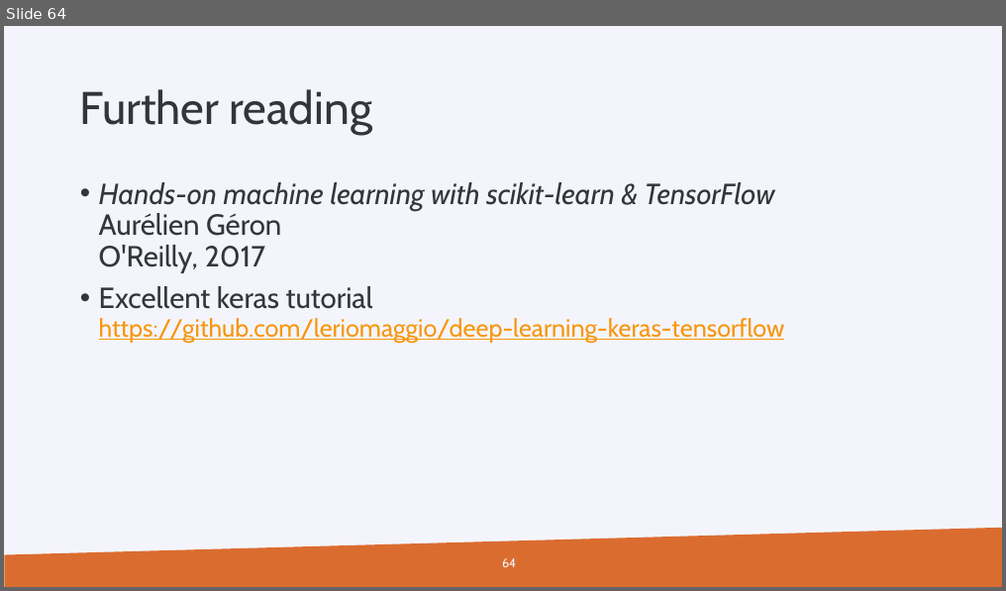
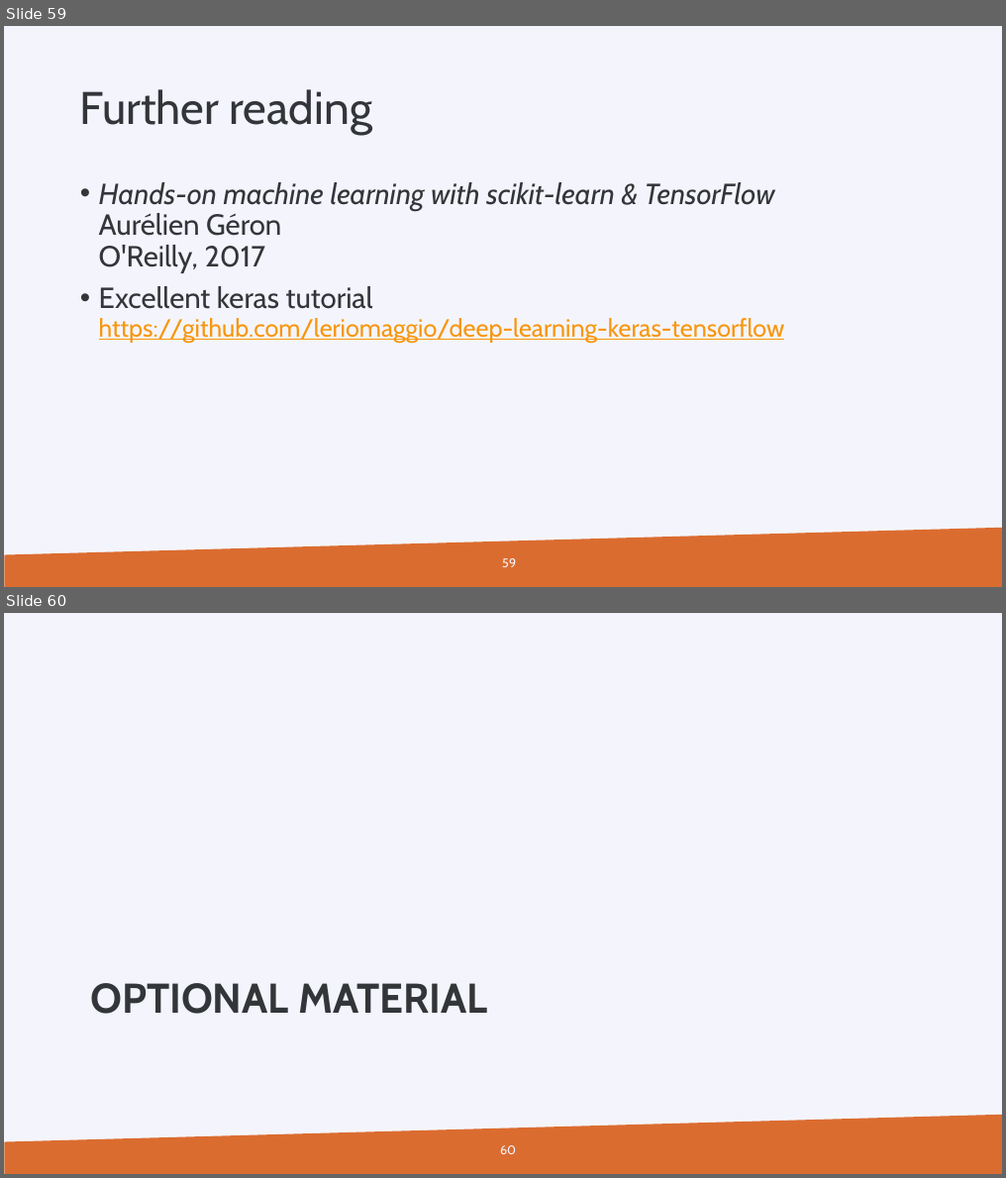
Before and after one commit to gjbex/Machine-learning-with-Python, a slide deck: machine_learning_with_python.pptx. Shown one above the other, each under a label of ours: slide 64 before the commit, slides 59 and 60 after it. The pictures are 1006x591 and 1006x1178 pixels, drawn with LibreOffice and Linux fonts; fonts in the diff are those of the drawing; background and template pictures are left out. Boxes give left, top, right and bottom in pixels: in the first picture for what was removed or moved away, otherwise in the second. Text is boxed around its words. In the diff, an @@ line names an element or a change of style, - is before the commit and + after.

```diff
--- a/machine_learning_with_python.pptx
+++ b/machine_learning_with_python.pptx
@@ slide 60 added at bbox=[4, 613, 1002, 1174], background #F4F5FC; not listed: 1 template element that a slide beside it also shows @@
@@ title added at bbox=[90, 983, 487, 1014], 40 pt, text #333639, bold @@
+OPTIONAL MATERIAL
@@ page number added at bbox=[500, 1146, 516, 1155], 12 pt, text #F4F5FC @@
+60
@@ what was slide 64 is now slide 59 @@
@@ page number at bbox=[502, 559, 516, 568]: text changed @@
-64
+59
```
Also in this commit, not shown: 5 slides changed, 17 other files.
